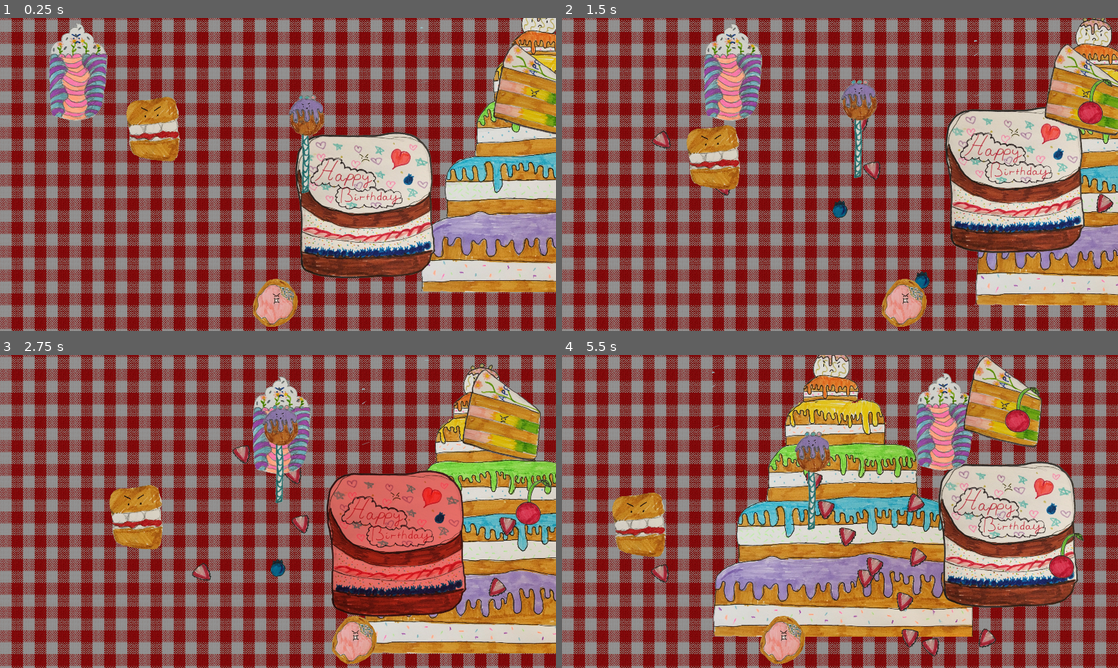
Above: before the commit, frames 1-4 (two rows, left to right).
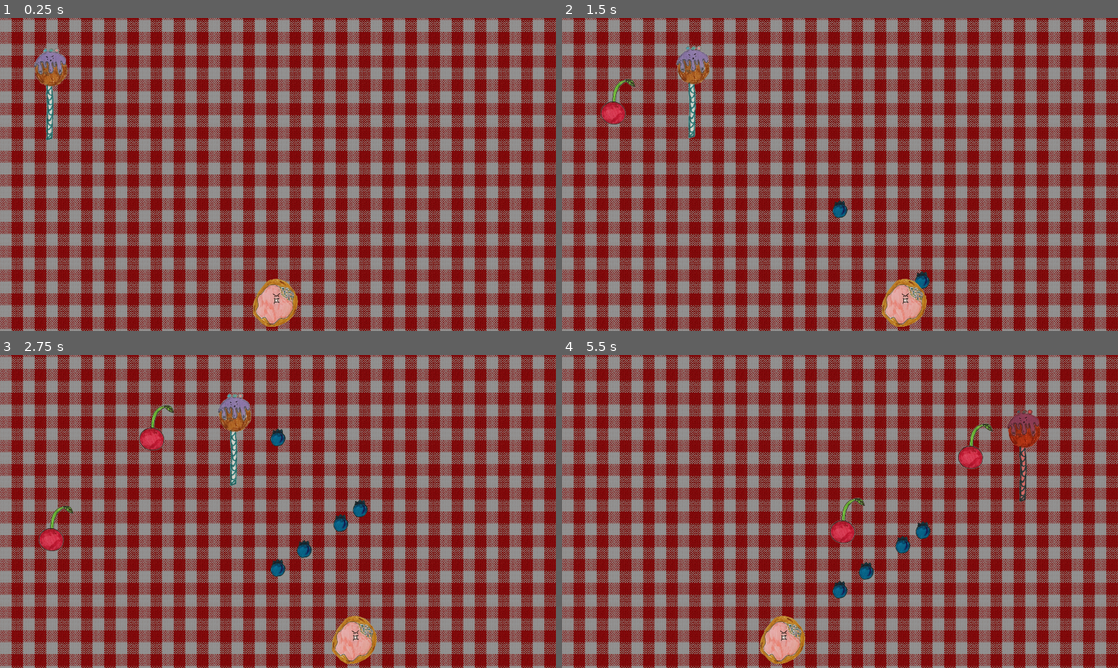
Above: after the commit, the same moments.

Repository: sdt/cake-invaders
Game: Godot game, scene res://Game.tscn
Same seed, same stepped clock (60 frames per second), same inputs: the game is played once before the commit and once after it.
Inputs:
- Up to frame 1 (0.25 s): no input
- Up to frame 2 (1.5 s): hold Right 0.53-1.28 s; hold Space 0.53-1.28 s; hold Left from 1.28 s (still down); tap Space at 1.35 s
- Up to frame 3 (2.75 s): tap Space at 1.52, 1.82 s; release Left at 2.03 s; hold Right from 2.03 s (still down); hold Space from 2.03 s (still down)
- Up to frame 4 (5.5 s): release Space at 2.78 s; tap Space at 2.85, 3.02, 3.32, 4.35, 4.52, 4.82 s; release Right at 3.53 s; hold Space 3.53-4.28 s; hold Left from 3.53 s (still down); hold Space from 5.03 s (still down)

The runs differ from the first frame. In frame 1, 30% of the frame differs, in the area x 5-100%, y 0-88%; in frame 2, 27%; in frame 3, 33%; in frame 4, 43%, in the area x 9-94%, y 0-97%.

Commit message:
Basic multi-level support

Diff:
--- a/Bullet.gd
+++ b/Bullet.gd
@@ -1,3 +1,5 @@
+class_name Bullet
+
 extends Sprite
 
 # Declare member variables here. Examples:
@@ -5,6 +7,7 @@
 # var b = "text"
 var speed = 5
 const gameObjectType = "PlayerBullet"
+var damage = 1
 
 # Called when the node enters the scene tree for the first time.
 func _ready():
--- a/Enemy.gd
+++ b/Enemy.gd
@@ -41,6 +41,11 @@
 	pass
 
 func hit(object):
+	var thing = object.get_parent()
+	if thing is Bullet:
+		health = health - thing.damage
+		printt("Health = ", health)
+	printt(object)
 	damageTime = 0.33
 	modulate.g = 0.5
 	modulate.b = 0.5
--- a/Game.gd
+++ b/Game.gd
@@ -1,13 +1,56 @@
 extends Node2D
 
-# Declare member variables here. Examples:
-# var a = 2
-# var b = "text"
+var player
 
-# Called when the node enters the scene tree for the first time.
+enum { ModeBegin, ModeStartScreen, ModeMainGame, ModeGameOver }
+var mode = ModeBegin
+
+const StartScreen = preload("res://StartScreen.tscn")
+
+const Level = [
+	preload("res://Level1.tscn"),
+	preload("res://Level2.tscn"),
+];
+var startScreen
+var levelIndex = 0
+var currentLevel
+
 func _init():
 	randomize() # Replace with function body.
 
-# Called every frame. 'delta' is the elapsed time since the previous frame.
-#func _process(delta):
-#	pass
+func _ready():
+	for child in get_children():
+		if child is Player:
+			player = child
+	initLevel(Level[levelIndex])
+
+func _process(delta):
+	if currentLevel.isFinished():
+		remove_child(currentLevel)
+		levelIndex = (levelIndex + 1) % Level.size()
+		initLevel(Level[levelIndex])
+
+func updateMode():
+	return
+	match mode:
+		ModeBegin:
+			initStartScreen()
+			mode = ModeStartScreen
+		ModeStartScreen:
+			if updateStartScreen():
+				startScreen.queue_free()
+				#initNextLevel()
+				mode = ModeMainGame
+
+func initStartScreen():
+	startScreen = StartScreen.instance()
+	add_child(startScreen)
+	print_tree_pretty()
+
+func updateStartScreen():
+	return Input.is_key_pressed(KEY_SPACE)
+
+func initLevel(type):
+	currentLevel = type.instance()
+	currentLevel.player = player
+	add_child(currentLevel)
--- a/Game.tscn
+++ b/Game.tscn
@@ -1,17 +1,9 @@
-[gd_scene load_steps=14 format=2]
+[gd_scene load_steps=6 format=2]
 
 [ext_resource path="res://Game.gd" type="Script" id=1]
 [ext_resource path="res://Doughnut.png" type="Texture" id=2]
 [ext_resource path="res://Player.gd" type="Script" id=3]
-[ext_resource path="res://Level.tscn" type="PackedScene" id=4]
-[ext_resource path="res://FloralCupcake.tscn" type="PackedScene" id=5]
-[ext_resource path="res://EnemyBehaviousSinus.gd" type="Script" id=6]
-[ext_resource path="res://CakePop.tscn" type="PackedScene" id=7]
-[ext_resource path="res://SpicedScone.tscn" type="PackedScene" id=8]
-[ext_resource path="res://CakeSlice.tscn" type="PackedScene" id=9]
-[ext_resource path="res://BigCake.tscn" type="PackedScene" id=10]
-[ext_resource path="res://DeathCake.tscn" type="PackedScene" id=11]
-[ext_resource path="res://Tablecloth.png" type="Texture" id=12]
+[ext_resource path="res://Tablecloth.png" type="Texture" id=4]
 
 [sub_resource type="CircleShape2D" id=1]
 
@@ -32,67 +24,8 @@
 scale = Vector2( 10, 10 )
 shape = SubResource( 1 )
 
-[node name="Level" parent="." instance=ExtResource( 4 )]
-message = "Level 1"
-
-[node name="FloralCupcake" parent="Level" instance=ExtResource( 5 )]
-position = Vector2( 736.369, 233.069 )
-scale = Vector2( 0.75, 0.75 )
-
-[node name="EnemyBehaviourSinus" type="Node2D" parent="Level/FloralCupcake"]
-script = ExtResource( 6 )
-width = 600
-horizontalSpeed = 5.2
-verticalSpeed = 10.0
-
-[node name="CakePop" parent="Level" instance=ExtResource( 7 )]
-position = Vector2( 960, 300 )
-scale = Vector2( 0.8, 0.8 )
-
-[node name="EnemyBehaviourSinus" type="Node2D" parent="Level/CakePop"]
-script = ExtResource( 6 )
-width = 100
-horizontalSpeed = 5.0
-verticalSpeed = 10.0
-
-[node name="SpicedScone" parent="Level" instance=ExtResource( 8 )]
-position = Vector2( 332.174, 403.655 )
-scale = Vector2( 0.7, 0.7 )
-
-[node name="EnemyBehaviourSinus" type="Node2D" parent="Level/SpicedScone"]
-script = ExtResource( 6 )
-width = 200
-height = 200
-horizontalSpeed = 4.0
-verticalSpeed = 4.0
-
-[node name="CakeSlice" parent="Level" instance=ExtResource( 9 )]
-position = Vector2( 1592.19, 203.696 )
-missileType = "Bomb"
-
-[node name="EnemyBehaviourSinus" type="Node2D" parent="Level/CakeSlice"]
-script = ExtResource( 6 )
-width = 250
-
-[node name="BigCake" parent="Level" instance=ExtResource( 10 )]
-position = Vector2( 1371.68, 611.088 )
-z_index = -1
-
-[node name="EnemyBehaviourSinus" type="Node2D" parent="Level/BigCake"]
-script = ExtResource( 6 )
-width = 200
-horizontalSpeed = 15.0
-verticalSpeed = 20.0
-
-[node name="DeathCake" parent="Level" instance=ExtResource( 11 )]
-position = Vector2( 960, 472.799 )
-z_index = -2
-
-[node name="EnemyBehaviourSinus" type="Node2D" parent="Level/DeathCake"]
-script = ExtResource( 6 )
-
 [node name="Background" type="Sprite" parent="."]
 modulate = Color( 0.588235, 0.588235, 0.588235, 1 )
 z_index = -10
-texture = ExtResource( 12 )
+texture = ExtResource( 4 )
 centered = false
--- /dev/null
+++ b/GameLevel.gd
@@ -0,0 +1,16 @@
+class_name GameLevel
+
+extends Level
+
+export(bool) var hasPlayer = true;
+
+var player
+var enemy
+
+func _ready():
+	for child in get_children():
+		if child is Enemy:
+			enemy = child
+
+func isFinished():
+	return enemy.health <= 0
--- a/Level.gd
+++ b/Level.gd
@@ -4,13 +4,12 @@
 
 export(String) var message = "Get Ready";
 
-var enemies = [ ];
+var shown = false
 
 # Called when the node enters the scene tree for the first time.
 func _ready():
-	for child in get_children():
-		printt("Enemies = ", child.health)
+	pass
 
 # Called every frame. 'delta' is the elapsed time since the previous frame.
-#func _process(delta):
-#	pass
+func _process(delta):
+	pass
--- /dev/null
+++ b/Level1.tscn
@@ -0,0 +1,18 @@
+[gd_scene load_steps=4 format=2]
+
+[ext_resource path="res://GameLevel.gd" type="Script" id=1]
+[ext_resource path="res://CakePop.tscn" type="PackedScene" id=2]
+[ext_resource path="res://EnemyBehaviousSinus.gd" type="Script" id=3]
+
+[node name="Level1" type="Node2D"]
+script = ExtResource( 1 )
+
+[node name="CakePop" parent="." instance=ExtResource( 2 )]
+position = Vector2( 957.324, 216.758 )
+scale = Vector2( 0.75, 0.75 )
+missileTime = 1.5
+missileOffset = Vector2( 0, 50 )
+missileType = "Bomb"
+
+[node name="EnemyBehaviourSinus" type="Node2D" parent="CakePop"]
+script = ExtResource( 3 )
--- /dev/null
+++ b/Level2.tscn
@@ -0,0 +1,17 @@
+[gd_scene load_steps=4 format=2]
+
+[ext_resource path="res://GameLevel.gd" type="Script" id=1]
+[ext_resource path="res://SpicedScone.tscn" type="PackedScene" id=2]
+[ext_resource path="res://EnemyBehaviousSinus.gd" type="Script" id=3]
+
+[node name="Level2" type="Node2D"]
+script = ExtResource( 1 )
+
+[node name="SpicedScone" parent="." instance=ExtResource( 2 )]
+position = Vector2( 960, 300 )
+
+[node name="EnemyBehaviourSinus" type="Node2D" parent="SpicedScone"]
+script = ExtResource( 3 )
+height = 150
+horizontalSpeed = 2.5
+verticalSpeed = 12.71
--- a/Player.gd
+++ b/Player.gd
@@ -1,3 +1,5 @@
+class_name Player
+
 extends Sprite
 
 # Declare member variables here. Examples:
--- /dev/null
+++ b/StartScreen.tscn
@@ -0,0 +1,7 @@
+[gd_scene load_steps=3 format=2]
+
+[ext_resource path="res://RainboeClowdGames.png" type="Texture" id=1]
+
+[node name="StartScreen" type="Sprite"]
+position = Vector2( 960, 540 )
+texture = ExtResource( 1 )
--- a/project.godot
+++ b/project.godot
@@ -15,6 +15,11 @@
 "path": "res://Bomb.gd"
 }, {
 "base": "Sprite",
+"class": "Bullet",
+"language": "GDScript",
+"path": "res://Bullet.gd"
+}, {
+"base": "Sprite",
 "class": "Enemy",
 "language": "GDScript",
 "path": "res://Enemy.gd"
@@ -28,6 +33,11 @@
 "class": "EnemyBehaviourSinus",
 "language": "GDScript",
 "path": "res://EnemyBehaviousSinus.gd"
+}, {
+"base": "Level",
+"class": "GameLevel",
+"language": "GDScript",
+"path": "res://GameLevel.gd"
 }, {
 "base": "Sprite",
 "class": "HealthBar",
@@ -43,22 +53,29 @@
 "class": "Level",
 "language": "GDScript",
 "path": "res://Level.gd"
+}, {
+"base": "Sprite",
+"class": "Player",
+"language": "GDScript",
+"path": "res://Player.gd"
 } ]
 _global_script_class_icons={
 "Bomb": "",
+"Bullet": "",
 "Enemy": "",
 "EnemyBehaviour": "",
 "EnemyBehaviourSinus": "",
+"GameLevel": "",
 "HealthBar": "",
 "HomingMissile": "",
-"Level": ""
+"Level": "",
+"Player": ""
 }
 
 [application]
 
 config/name="Cake Invaders"
 run/main_scene="res://Game.tscn"
-boot_splash/image="res://RainboeClowdGames.png"
 config/icon="res://icon.png"
 
 [display]
Not shown, changed: RainboeClowdGames.png.import
